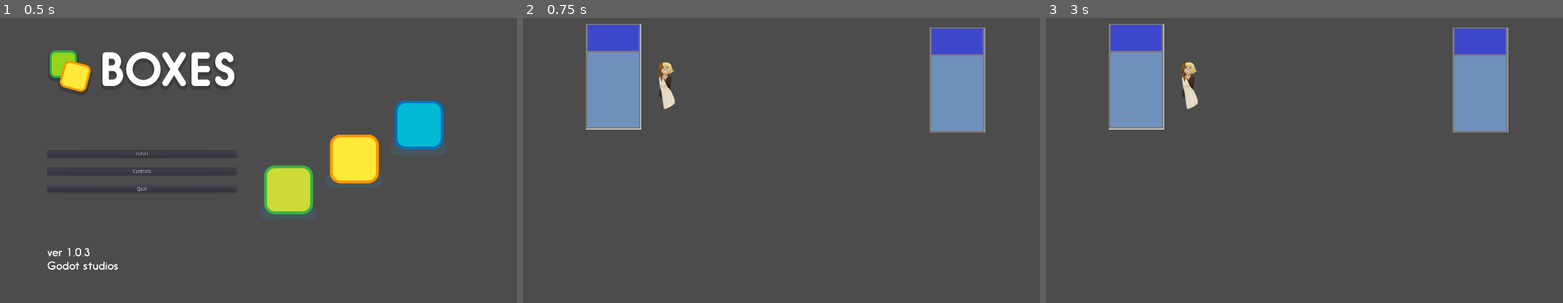
Above: before the commit, frames 1-3 (left to right).
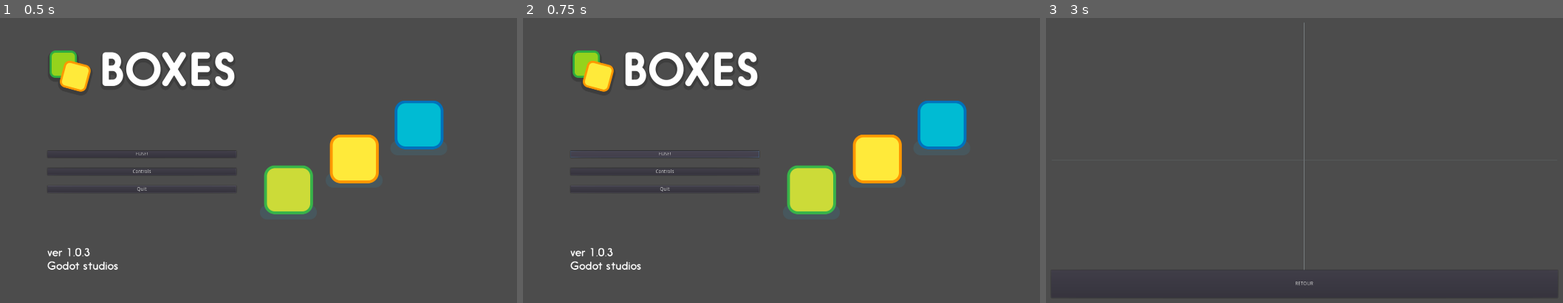
Above: after the commit, the same moments.

Repository: xenoexplorator/Ymir
Game: Godot game, scene res://Root.tscn
The game is run twice, just before and just after one commit, with the same random seed, the same clock (stepped at 60 frames per second) and the same inputs.
Inputs (mouse positions are in pixels of both pictures, inside the frame that each line leads up to):
- Up to frame 1 (0.5 s): no input
- Up to frame 2 (0.75 s): click "FUSE!" at 0.5 s
- Up to frame 3 (3 s): click (1185, 154) at 1.25 s, where only the run after the commit has a clickable "FUSE!"; click (1185, 154) at 2 s, where only the run after the commit has a clickable "FUSE!"; click (1185, 171) at 2.75 s, where only the run after the commit has a clickable "Controls"

Frame 1 is identical in both runs. In frame 2, 14% of the frame differs, in the area x 9-90%, y 2-89%; in frame 3, 8.5%.

Commit message:
Bullet: on peut tirer-ish

Diff:
--- /dev/null
+++ b/Scenes/Bullet.tscn
@@ -0,0 +1,30 @@
+[gd_scene load_steps=4 format=2]
+
+[ext_resource path="res://Scripts/Bullet.gd" type="Script" id=1]
+[ext_resource path="res://Sprites/Circle.png" type="Texture" id=2]
+
+[sub_resource type="CircleShape2D" id=1]
+
+custom_solver_bias = 0.0
+radius = 10.0
+
+[node name="Bullet" type="KinematicBody2D"]
+
+input_pickable = false
+collision_layer = 1
+collision_mask = 1
+collision/safe_margin = 0.08
+script = ExtResource( 1 )
+speed = 100
+
+[node name="Sprite" type="Sprite" parent="." index="0"]
+
+modulate = Color( 0.90625, 0.873477, 0.0672607, 1 )
+scale = Vector2( 0.1, 0.1 )
+texture = ExtResource( 2 )
+_sections_unfolded = [ "Transform", "Visibility" ]
+
+[node name="CollisionShape2D" type="CollisionShape2D" parent="." index="1"]
+
+shape = SubResource( 1 )
+_sections_unfolded = [ "Transform" ]
--- a/Scenes/Player.tscn
+++ b/Scenes/Player.tscn
@@ -11,14 +11,15 @@
 
 [node name="Player" type="Node" index="0"]
 
+script = ExtResource( 1 )
+
 [node name="KinematicBody2D" type="KinematicBody2D" parent="." index="0"]
 
-position = Vector2( 512, 300 )
 input_pickable = false
 collision_layer = 1
 collision_mask = 1
 collision/safe_margin = 0.08
-script = ExtResource( 1 )
+script = ExtResource( 2 )
 _sections_unfolded = [ "Transform" ]
 speed = 200
 
@@ -32,3 +33,28 @@
 position = Vector2( -2, -15 )
 shape = SubResource( 1 )
 _sections_unfolded = [ "Transform" ]
+
+[node name="Gun1Sprite" type="Sprite" parent="KinematicBody2D" index="2"]
+
+scale = Vector2( 0.1, 0.1 )
+texture = ExtResource( 4 )
+centered = false
+offset = Vector2( -128, -640 )
+script = ExtResource( 5 )
+_sections_unfolded = [ "Offset", "Transform" ]
+player_index = 0
+
+[node name="Gun2Sprite" type="Sprite" parent="KinematicBody2D" index="3"]
+
+rotation = 3.14159
+scale = Vector2( 0.1, 0.1 )
+texture = ExtResource( 6 )
+centered = false
+offset = Vector2( -128, -640 )
+script = ExtResource( 5 )
+_sections_unfolded = [ "Offset", "Transform" ]
+player_index = 1
+
+[connection signal="gun_fired" from="KinematicBody2D/Gun1Sprite" to="." method="_spawn_bullet"]
+
+[connection signal="gun_fired" from="KinematicBody2D/Gun2Sprite" to="." method="_spawn_bullet"]
--- /dev/null
+++ b/Scripts/Bullet.gd
@@ -0,0 +1,11 @@
+extends KinematicBody2D
+
+export (int) var speed = 100
+var velocity = Vector2(0, -1)
+
+func shoot(origin, orientation):
+	transform.origin = origin
+	velocity = velocity.rotated(orientation)
+
+func _physics_process(delta):
+	move_and_slide(velocity * speed)
--- /dev/null
+++ b/Scripts/Player.gd
@@ -0,0 +1,8 @@
+extends Node
+
+var bullet_scene = preload("res://Scenes/Bullet.tscn")
+
+func _spawn_bullet(player, origin, orientation):
+	var bullet = bullet_scene.instance()
+	bullet.shoot(origin, orientation)
+	add_child(bullet)
--- a/Scripts/PlayerGun.gd
+++ b/Scripts/PlayerGun.gd
@@ -3,16 +3,17 @@
 export (int) var player_index = 0
 signal gun_fired
 
-var joy_x = 0.0
-var joy_y = 0.0
-
 func _physics_process(delta):
-	# Orientation du GUN
-	joy_x = Input.get_joy_axis(player_index, JOY_ANALOG_RX)
-	joy_y = Input.get_joy_axis(player_index, JOY_ANALOG_RY)
+	# Orientation du GUN et PEW PEW
+	var joy_x = Input.get_joy_axis(player_index, JOY_ANALOG_RX)
+	var joy_y = Input.get_joy_axis(player_index, JOY_ANALOG_RY)
 	if (abs(joy_x) > 0.25 || abs(joy_y) > 0.25):
 		rotation = atan2(joy_x, -joy_y)
-	# Pew pew?
+		fire()
 
-func _debug_gun_fired():
-	print("pew pew!")
+func fire():
+	var g_trans = get_global_transform()
+	var orientation = g_trans.get_rotation()
+	var origin = g_trans.get_origin()
+	var off = offset.rotated(orientation) * g_trans.get_scale()
+	emit_signal("gun_fired", player_index, origin + off, orientation)
